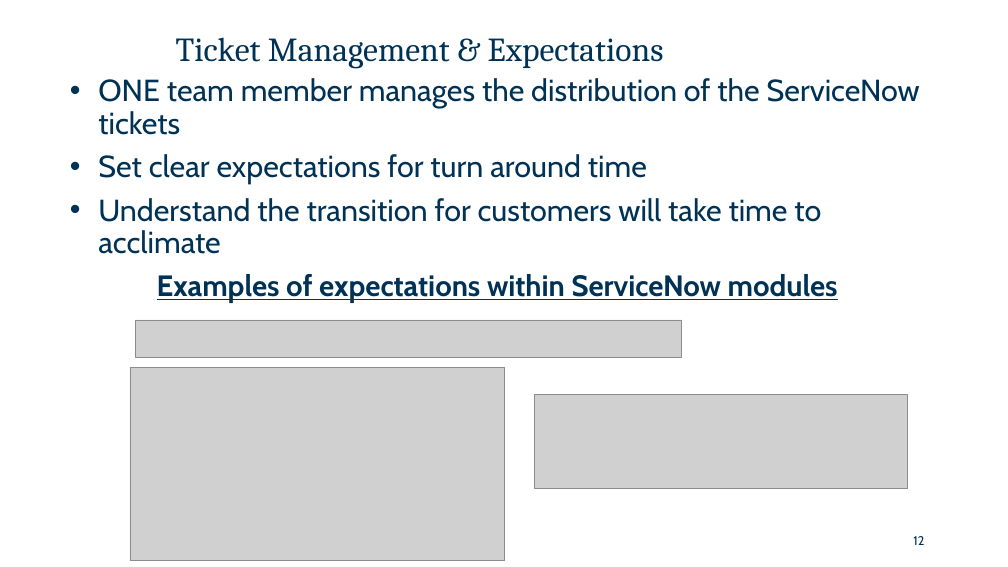
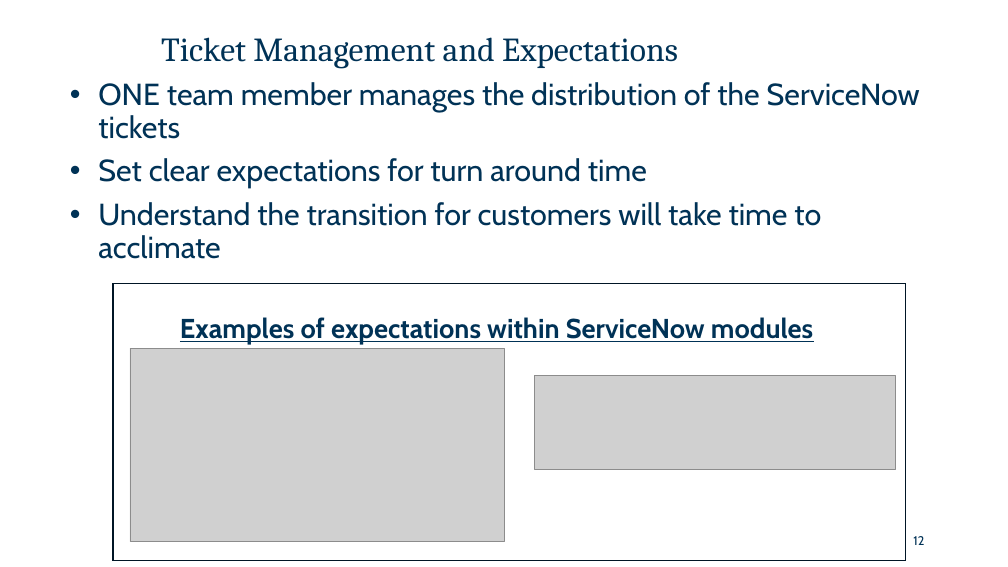
Before and after one commit to GSA/Assets.Section508.gov, a slide deck: slide 12 of assets/files/FDIC-Automated-Business-Workflow_ITACM-DEC-2025.pptx. Drawn at 1008x567 pixels with LibreOffice and Linux fonts; fonts in the diff are those of the drawing; grey boxes stand for pictures; background and template pictures are left out. Boxes give left, top, right and bottom in pixels: in the first picture for what was removed or moved away, otherwise in the second. Text is boxed around its words. In the diff, an @@ line names an element or a change of style, - is before the commit and + after.

Commit message:
update with minor edits

```diff
--- a/assets/files/FDIC-Automated-Business-Workflow_ITACM-DEC-2025.pptx
+++ b/assets/files/FDIC-Automated-Business-Workflow_ITACM-DEC-2025.pptx
@@ title at box(161, 37, 678, 69): text changed @@
-Ticket Management & Expectations
+Ticket Management and Expectations
@@ rectangle added at box(113, 284, 906, 561), outline #001626 1 pt @@
@@ picture removed at box(135, 320, 682, 357) @@
@@ text at box(180, 317, 813, 344): size 28 to 26 pt in "Examples of expectations within ServiceNow modules" @@
@@ picture: place and size @@
-picture at box(130, 368, 504, 561)
+picture at box(130, 348, 504, 541)
@@ picture: place and size @@
-picture at box(534, 395, 907, 488)
+picture at box(534, 376, 895, 470)
```
Also in this commit, not shown: 9 other slides changed.
